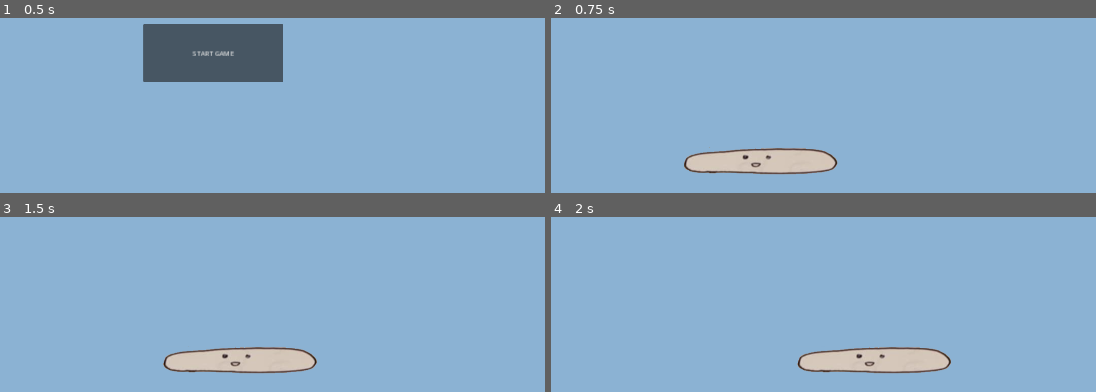
Above: before the commit, frames 1-4 (two rows, left to right).
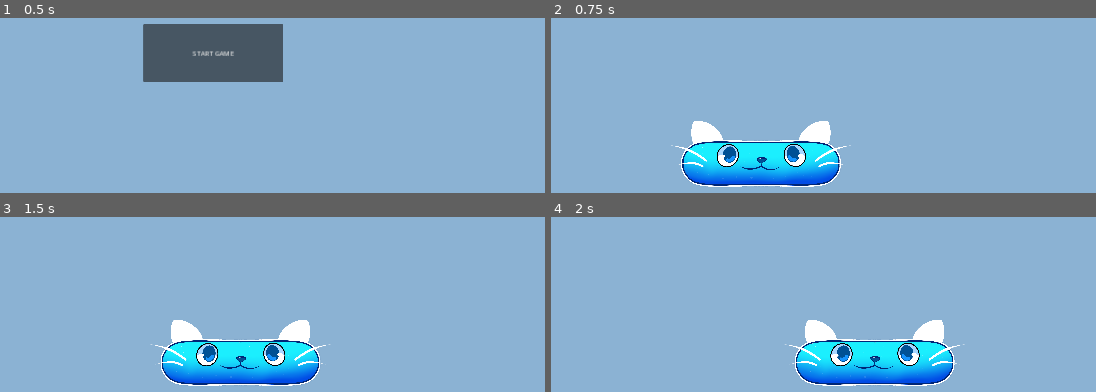
Above: after the commit, the same moments.

Repository: ColtonPhillips/uvicgamejam-24
Game: Godot game, scene res://Scenes/start_game.tscn
Two runs of this game, one before a commit and one after it. Both use one fixed random seed, a clock stepped at 60 frames per second and the inputs below.
Inputs:
- Up to frame 1 (0.5 s): no input
- Up to frame 2 (0.75 s): click "START GAME" at 0.5 s
- Up to frame 3 (1.5 s): tap Enter at 1.25 s; hold D (right) from 1.28 s (still down)
- Up to frame 4 (2 s): keep holding D (right)

Frame 1 is identical in both runs. In frame 2, 8.3% of the frame differs, in the area x 22-56%, y 58-97%; in frame 3, 8.3%, in the area x 27-61%, y 58-97%; in frame 4, 8.3%.

Commit message:
Add delightfulness to sprite art

Diff:
--- a/game/Scenes/paddle.tscn
+++ b/game/Scenes/paddle.tscn
@@ -1,17 +1,19 @@
 [gd_scene load_steps=4 format=3 uid="uid://cmwnuhkpe57qf"]
 
-[ext_resource type="Texture2D" uid="uid://ijqo348plvw7" path="res://Assets/Paddle.png" id="1_0b2lt"]
 [ext_resource type="Script" path="res://Scripts/paddle.gd" id="1_edjpi"]
+[ext_resource type="Texture2D" uid="uid://b72ppepb1g2ts" path="res://Assets/PaddleCat.png" id="2_ojvxn"]
 
 [sub_resource type="RectangleShape2D" id="RectangleShape2D_ulsnm"]
-size = Vector2(371, 65)
+size = Vector2(371, 103)
 
 [node name="Paddle" type="RigidBody2D"]
 gravity_scale = 0.0
 script = ExtResource("1_edjpi")
 
 [node name="Sprite2D" type="Sprite2D" parent="."]
-texture = ExtResource("1_0b2lt")
+scale = Vector2(0.145, 0.145)
+texture = ExtResource("2_ojvxn")
 
 [node name="CollisionShape2D" type="CollisionShape2D" parent="."]
+position = Vector2(0, 0.5)
 shape = SubResource("RectangleShape2D_ulsnm")
Binary file added: game/Assets/PaddleCat.png
Not shown, added: game/Assets/PaddleCat.png.import
